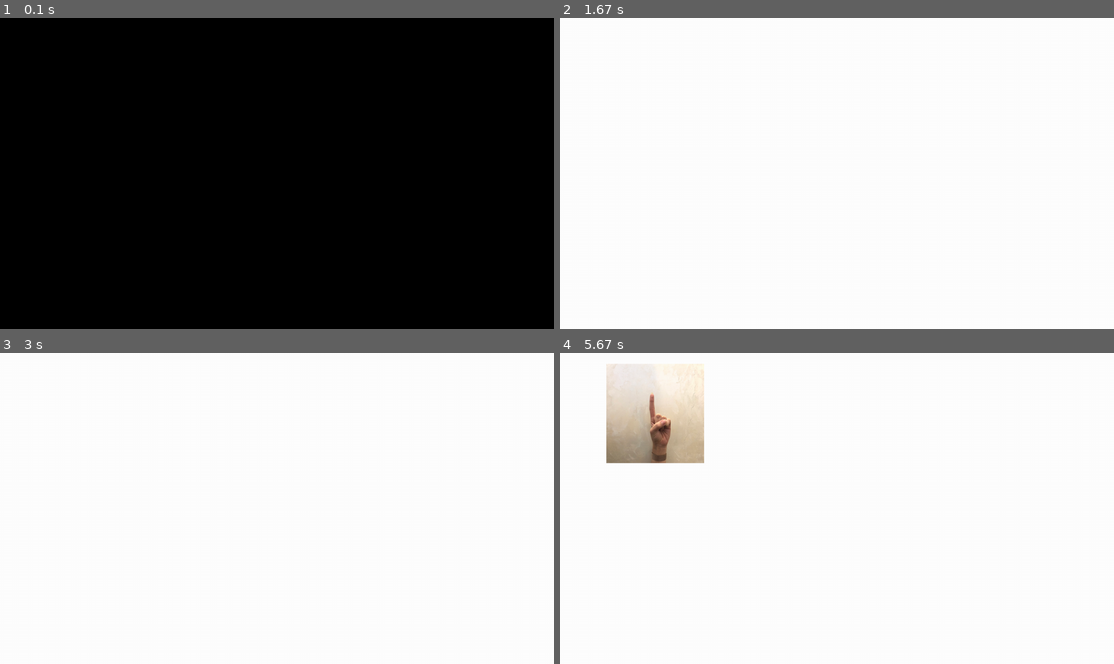
Above: before the commit, frames 1-4 (two rows, left to right).
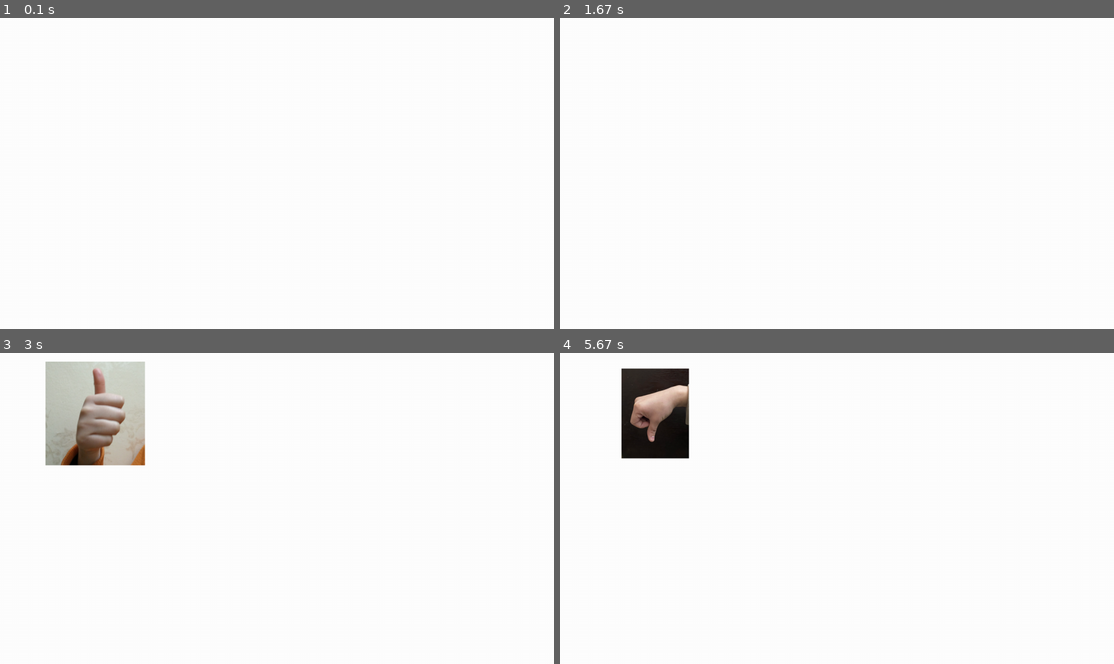
Above: after the commit, the same moments.

Repository: PAIN-BARHAM/Arabic-Sign-Language-RaspberryPi
Game: pygame game, started from keyboard.py
Same seed, same stepped clock (60 frames per second), same inputs: the game is played once before the commit and once after it.
Inputs:
- Up to frame 1 (0.1 s): no input
- Up to frame 2 (1.67 s): tap Keypad Enter at 0.33 s
- Up to frame 3 (3 s): tap D at 1.67 s; tap H at 2 s; tap Keypad Enter at 2.83 s
- Up to frame 4 (5.67 s): tap F at 4.17 s; tap , at 5.5 s

The runs differ from the first frame. In frame 1, 100% of the frame differs, in the area x 0-100%, y 0-100%; in frame 2, nothing differs; in frame 3, 6.0%; in frame 4, 5.3%.

Commit message:
Check input via enter

Diff:
--- a/keyboard.py
+++ b/keyboard.py
@@ -5,7 +5,7 @@
 # define the RGB value
 # for white colour
 white = (255, 255, 255)
-green = (100,100,100)
+green = (100, 100, 100)
 
 # assigning values to X and Y variable
 X = 0
@@ -14,7 +14,7 @@
 # create the display surface object
 # of specific dimension..e(X, Y).
 flags = pygame.FULLSCREEN
-display_surface = pygame.display.set_mode((X,Y))
+display_surface = pygame.display.set_mode((X, Y))
 
 screen_width = pygame.display.get_surface().get_size()[0]
 screen_height = pygame.display.get_surface().get_size()[1]
@@ -24,77 +24,97 @@
 
 
 # set the pygame window name
-pygame.display.set_caption('Image')
+pygame.display.set_caption("Image")
 
 # create a surface object, image is drawn on it.
-image1 = pygame.image.load(r'/home/pi/Desktop/ArSL_proj/Arabic-Sign-Language-RaspberryPi/images/Alef.png')
+image1 = pygame.image.load(
+    r"/home/pi/Desktop/ArSL_proj/Arabic-Sign-Language-RaspberryPi/images/Alef.png"
+)
 
-image2 = pygame.image.load(r'/home/pi/Desktop/ArSL_proj/Arabic-Sign-Language-RaspberryPi/images/Beh.png')
+image2 = pygame.image.load(
+    r"/home/pi/Desktop/ArSL_proj/Arabic-Sign-Language-RaspberryPi/images/Beh.png"
+)
 
-image3 = pygame.image.load(r'/home/pi/Desktop/ArSL_proj/Arabic-Sign-Language-RaspberryPi/images/Wow.png')
+image3 = pygame.image.load(
+    r"/home/pi/Desktop/ArSL_proj/Arabic-Sign-Language-RaspberryPi/images/Wow.png"
+)
 
-image4 = pygame.image.load(r'/home/pi/Desktop/ArSL_proj/Arabic-Sign-Language-RaspberryPi/images/Yeh.png')
-
+image4 = pygame.image.load(
+    r"/home/pi/Desktop/ArSL_proj/Arabic-Sign-Language-RaspberryPi/images/Yeh.png"
+)
 
 
 def init():
     pygame.init()
     display_surface.fill(white)
 
+
 def getKey(KeyName):
 
     ans = False
-    clock.tick(10)
-    for eve in pygame.event.get():pass
+    pygame.time.delay(30)
+    for eve in pygame.event.get():
+        pass
 
     keyInput = pygame.key.get_pressed()
 
-
-    myKey = getattr(pygame, 'K_{}'.format(KeyName))
-    if keyInput [myKey]:
+    myKey = getattr(pygame, "K_{}".format(KeyName))
+    if keyInput[myKey]:
         ans = True
 
     pygame.display.update()
 
     return ans
 
+
+Test = ""
+
+
 def main():
     # completely fill the surface object
     # with white colour:
 
-
     # copying the image surface object
     # to the display surface object at
     # (0, 0) coordinate.
+    global Test
 
-    if getKey('h'):
-        print('Key a was pressed')
+    if getKey("h"):
+        print("Key a was pressed")
         display_surface.fill(white)
-        display_surface.blit(image1, (20,20))
-    if getKey('f'):
-        print('Key b was pressed')
+        # display_surface.blit(image1, (20, 20))
+        Test += "h"
+
+    if getKey("f"):
+        print("Key b was pressed")
         display_surface.fill(white)
-        display_surface.blit(image2, (20,20))
+        display_surface.blit(image2, (20, 20))
 
-    if getKey('d'):
-        print('Key d was pressed')
+    if getKey("d"):
+        print("Key d was pressed")
         display_surface.fill(white)
-        display_surface.blit(image4, (20,20))
+        display_surface.blit(image4, (20, 20))
 
+    if getKey("COMMA"):
+        print("Key d was pressed")
+        display_surface.fill(white)
+        display_surface.blit(image3, (20, 20))
 
-    if getKey('COMMA'):
-        print('Key d was pressed')
-        display_surface.fill(white)
-        display_surface.blit(image3, (20,20))
-
-    if getKey('z'):
-        print('Key z was pressed')
+    if getKey("z"):
+        print("Key z was pressed")
         display_surface.fill(white)
         pygame.display.quit()
 
+    if getKey("KP_ENTER"):
+        display_surface.fill(white)
+        print(Test)
+        if Test == "h":
+            display_surface.blit(image1, (20, 20))
+
+        Test = ""
 
 
-if __name__ == '__main__':
+if __name__ == "__main__":
     init()
     print(pygame.display.Info())
     while True:
